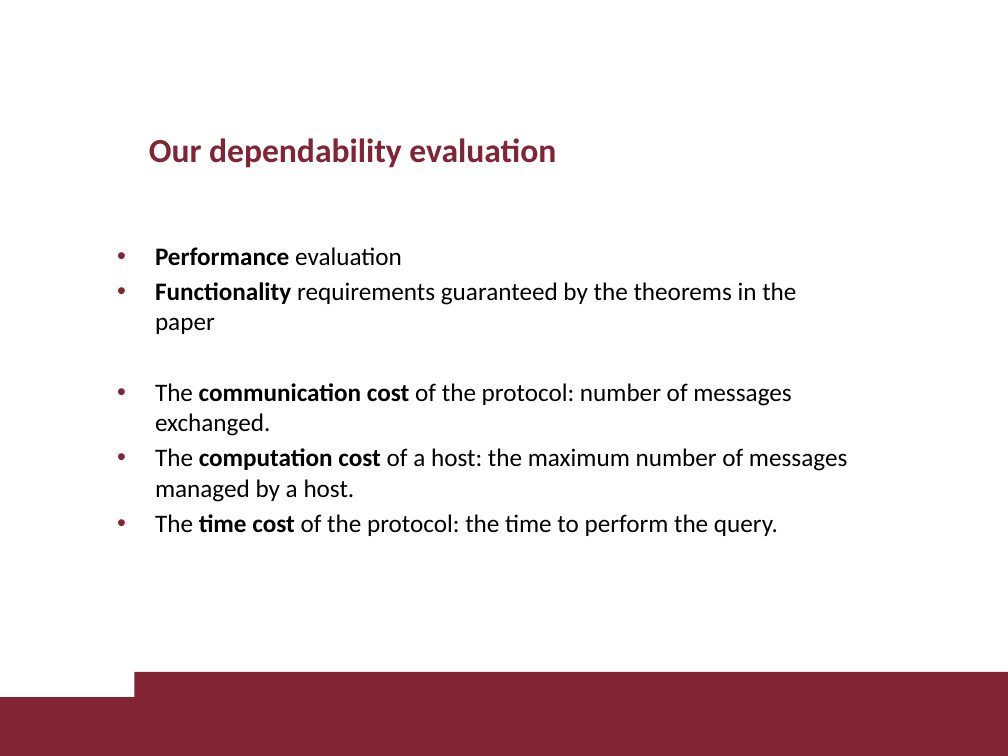
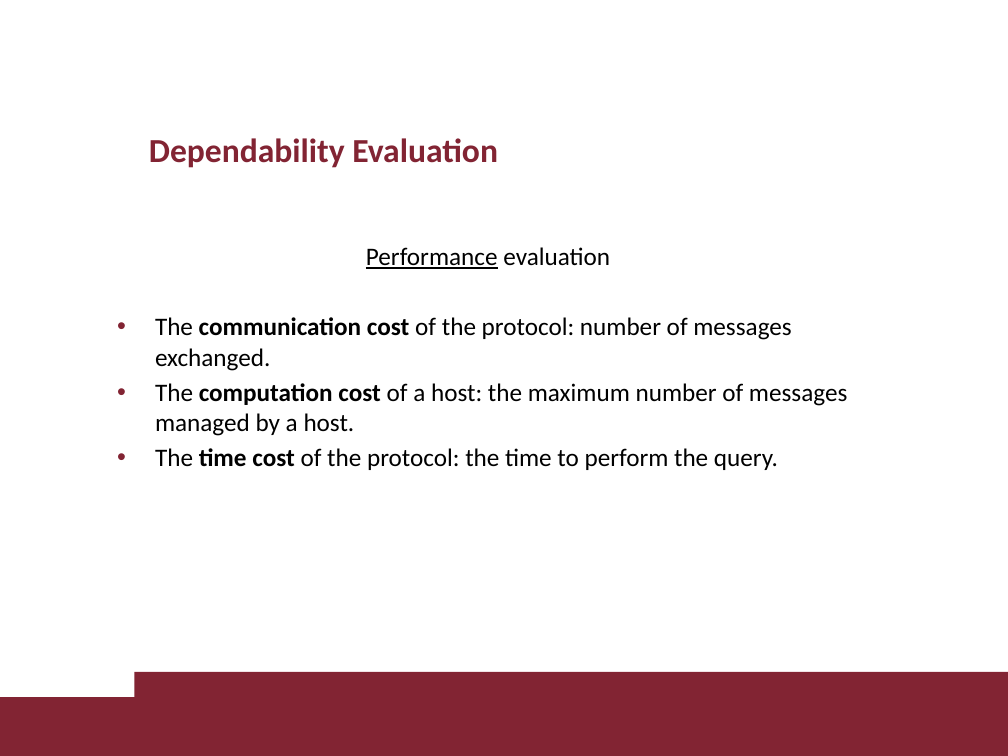
Before and after one commit to fed21/the-price-of-validity, a slide deck: slide 12 of dds_project_ppt.pptx (slide 11 before the commit). Drawn at 1008x756 pixels with LibreOffice and Linux fonts; fonts in the diff are those of the drawing; background and template pictures are left out. Boxes give left, top, right and bottom in pixels: in the first picture for what was removed or moved away, otherwise in the second. Text is boxed around its words. In the diff, an @@ line names an element or a change of style, - is before the commit and + after.

```diff
--- a/dds_project_ppt.pptx
+++ b/dds_project_ppt.pptx
@@ title at (x1=149, y1=138, x2=498, y2=168): text changed @@
-Our dependability evaluation
+Dependability Evaluation
@@ text at (x1=366, y1=247, x2=610, y2=269): bold off, underline on in "Performance"; alignment left to centre; bullet • to none @@
@@ text at (x1=155, y1=282, x2=796, y2=334): paragraph removed @@
-• Functionality requirements guaranteed by the theorems in the paper
```
Also in this commit, not shown: 3 other slides changed, 1 slide added, 10 other files.
